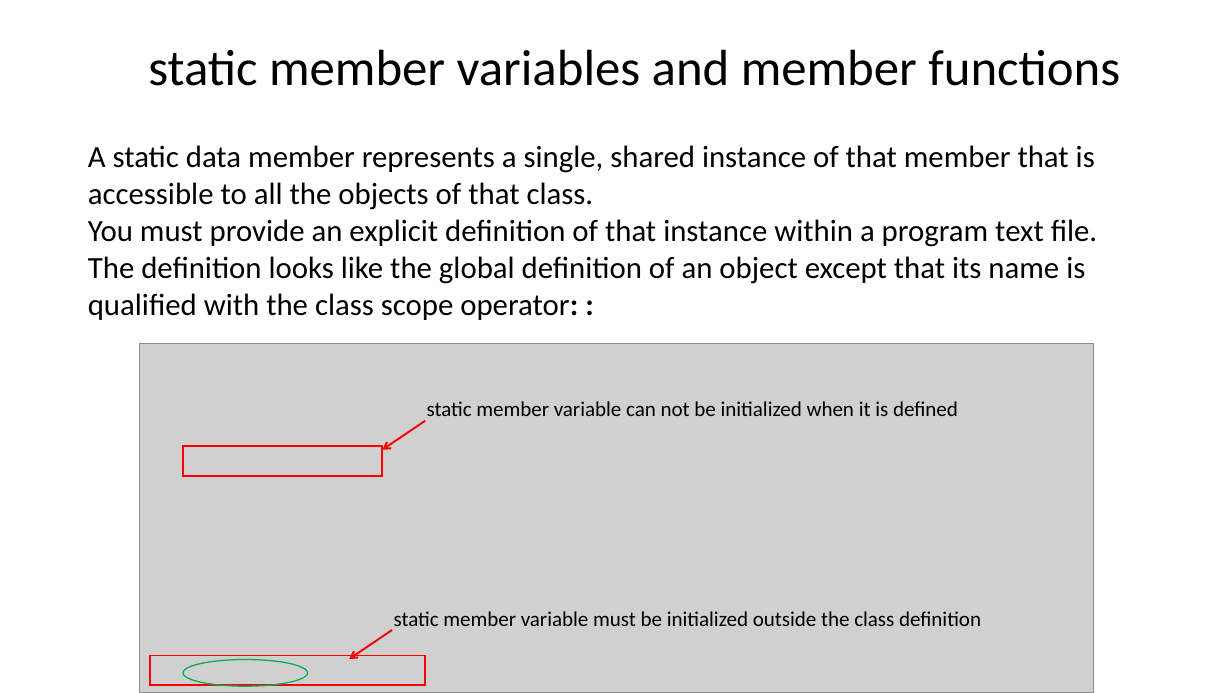
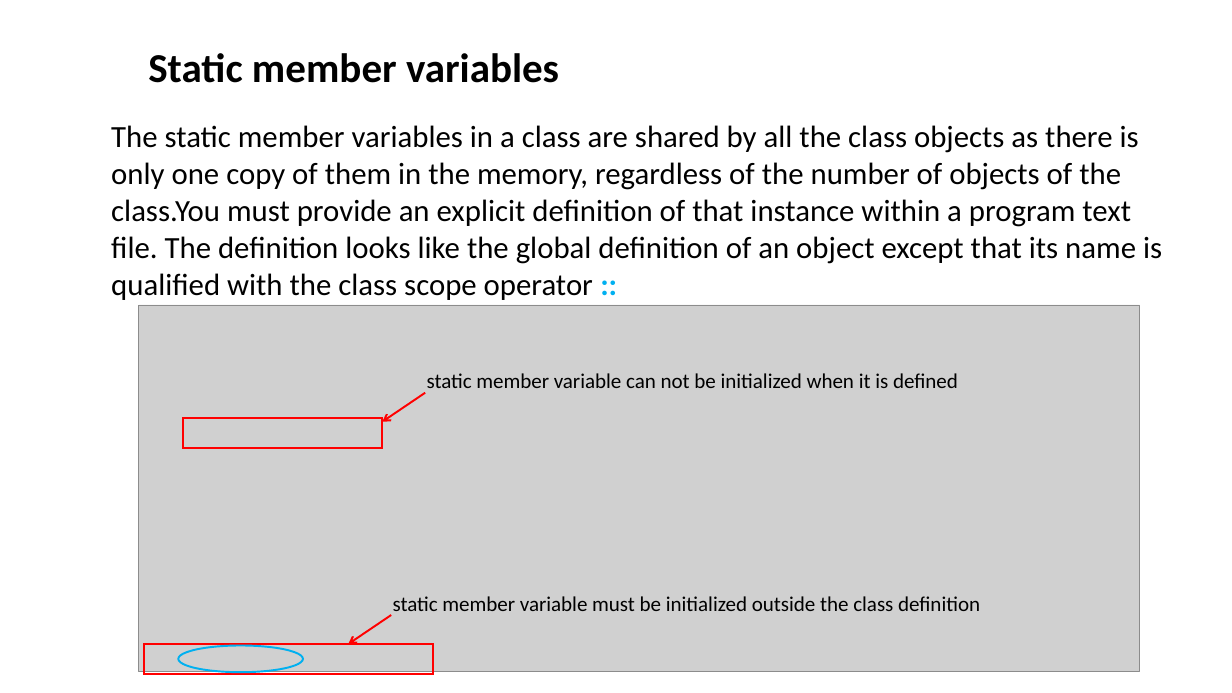
Before and after one commit to ShiqiYu/CPP, a slide deck: slide 9 of week09/Lab09.pptx (slide 15 before the commit). Drawn at 1232x693 pixels with LibreOffice and Linux fonts; fonts in the diff are those of the drawing; grey boxes stand for pictures; background and template pictures are left out. Boxes give left, top, right and bottom in pixels: in the first picture for what was removed or moved away, otherwise in the second. Text is boxed around its words. In the diff, an @@ line names an element or a change of style, - is before the commit and + after.

```diff
--- a/week09/Lab09.pptx
+++ b/week09/Lab09.pptx
@@ title at (148,53,559,83): text changed; size 39.6 to 32 pt; bold on @@
-static member variables and member functions
+Static member variables
@@ text at (111,125,1162,300): text changed @@
-A static data member represents a single, shared instance of that member that is accessible to all the objects of that class.
-You must provide an explicit definition of that instance within a program text file. The definition looks like the global definition of an object except that its name is qualified with the class scope operator: :
+The static member variables in a class are shared by all the class objects as there is only one copy of them in the memory, regardless of the number of objects of the class.You must provide an explicit definition of that instance within a program text file. The definition looks like the global definition of an object except that its name is qualified with the class scope operator ::
@@ picture: place and size @@
-picture at (140,344,1094,693)
+picture at (139,305,1140,671)
@@ text "static member variable can not ...": place and size @@
-text "static member variable can not ..." at (427,401,958,416)
+text "static member variable can not ..." at (427,373,958,388)
@@ rectangle: place and size @@
-rectangle at (183,446,383,476)
+rectangle at (183,419,383,448)
@@ arrow moved from (425, 421) - (383, 450) to (425, 393) - (383, 421) @@
@@ text "static member variable must be ...": place and size @@
-text "static member variable must be ..." at (394,611,981,626)
+text "static member variable must be ..." at (393,596,980,611)
@@ arrow moved from (392, 630) - (349, 659) to (391, 616) - (348, 644) @@
@@ rectangle: place and size @@
-rectangle at (150,655,425,685)
+rectangle at (144,644,433,674)
@@ ellipse: place and size @@
-ellipse at (183,660,308,687)
+ellipse at (178,646,303,673)
@@ ellipse at (178,646,303,673): outline #00B050 1 pt to #00B0F0 1.5 pt @@
```
Also in this commit, not shown: 14 other slides changed, 2 slides added, 2 slides removed, 1 other file.
